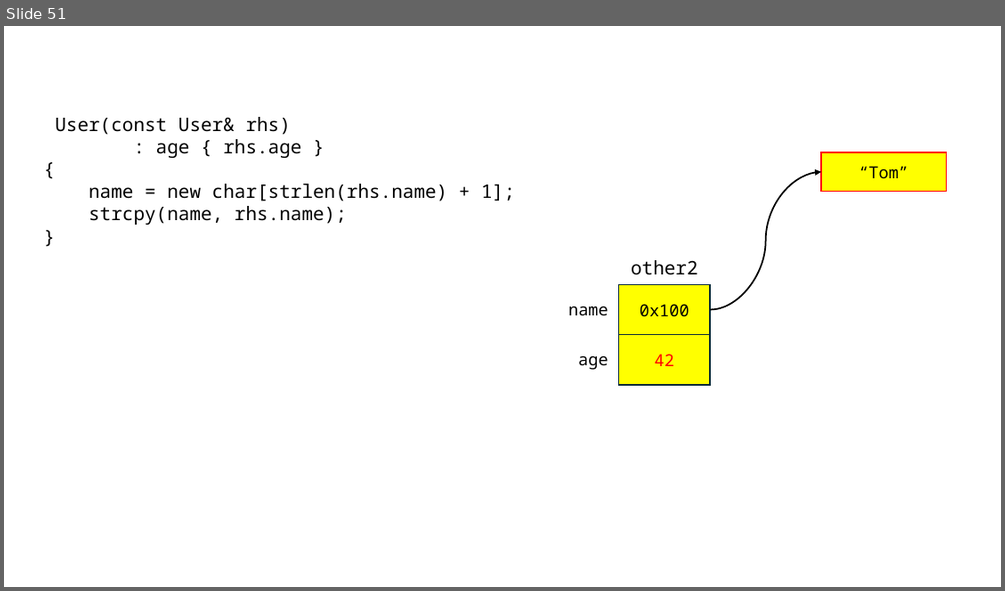
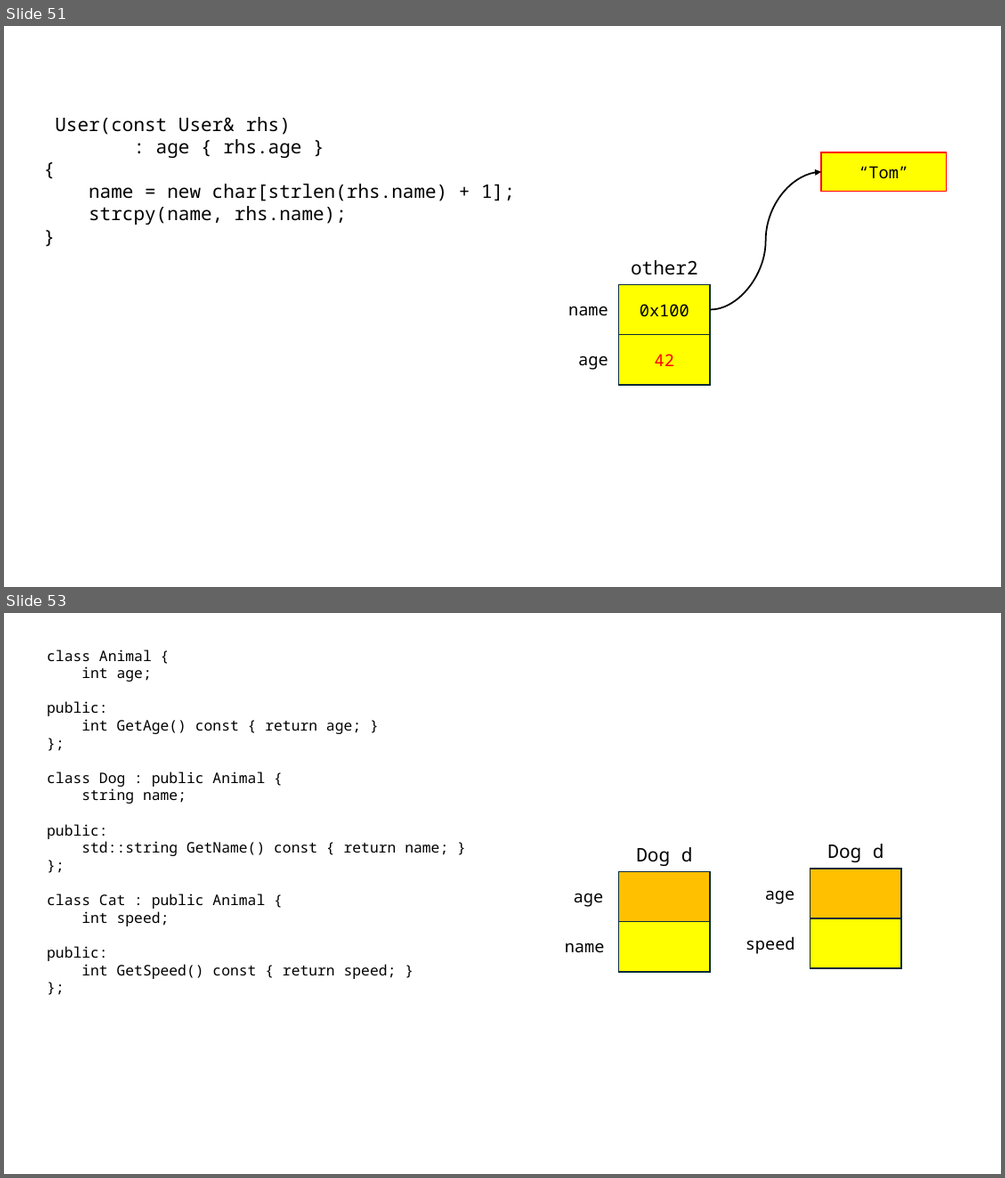
Before and after one commit to yoondev-classroom/cpp_240708, a slide deck: cpp_240708.pptx. Shown one above the other, each under a label of ours: slide 51 before the commit, slides 51 and 53 after it; the slides between them are not shown. The pictures are 1005x591 and 1005x1178 pixels, drawn with LibreOffice and Linux fonts; fonts in the diff are those of the drawing. Boxes give left, top, right and bottom in pixels: in the first picture for what was removed or moved away, otherwise in the second. Text is boxed around its words. In the diff, an @@ line names an element or a change of style, - is before the commit and + after.

```diff
--- a/cpp_240708.pptx
+++ b/cpp_240708.pptx
@@ slide 53 added at box(4, 613, 1001, 1174), background #FFFFFF @@
@@ text added at box(47, 649, 448, 979), 14 pt, text #000000 @@
+class Animal {
+int age;
+public:
+int GetAge() const { return age; }
+};
+class Dog : public Animal {
+string name;
+public:
+std::string GetName() const { return name; }
+};
+class Cat : public Animal {
+int speed;
+public:
+int GetSpeed() const { return speed; }
+};
@@ text added at box(636, 847, 693, 866), 18 pt, text #000000 @@
+Dog d
@@ text added at box(827, 844, 884, 862), 18 pt, text #000000 @@
+Dog d
@@ rectangle added at box(619, 872, 711, 922), fill #FFC000, outline #092A39 1.5 pt @@
@@ rectangle added at box(810, 868, 902, 919), fill #FFC000, outline #092A39 1.5 pt @@
@@ text added at box(574, 893, 603, 907), 16 pt, text #000000 @@
+age
@@ text added at box(765, 891, 794, 904), 16 pt, text #000000 @@
+age
@@ rectangle added at box(619, 922, 711, 972), fill #FFFF00, outline #092A39 1.5 pt @@
@@ rectangle added at box(810, 918, 902, 968), fill #FFFF00, outline #092A39 1.5 pt @@
@@ text added at box(565, 943, 605, 953), 16 pt, text #000000 @@
+name
@@ text added at box(745, 936, 795, 954), 16 pt, text #000000 @@
+speed
```
Also in this commit, not shown: 1 other slide added, 3 other files.
